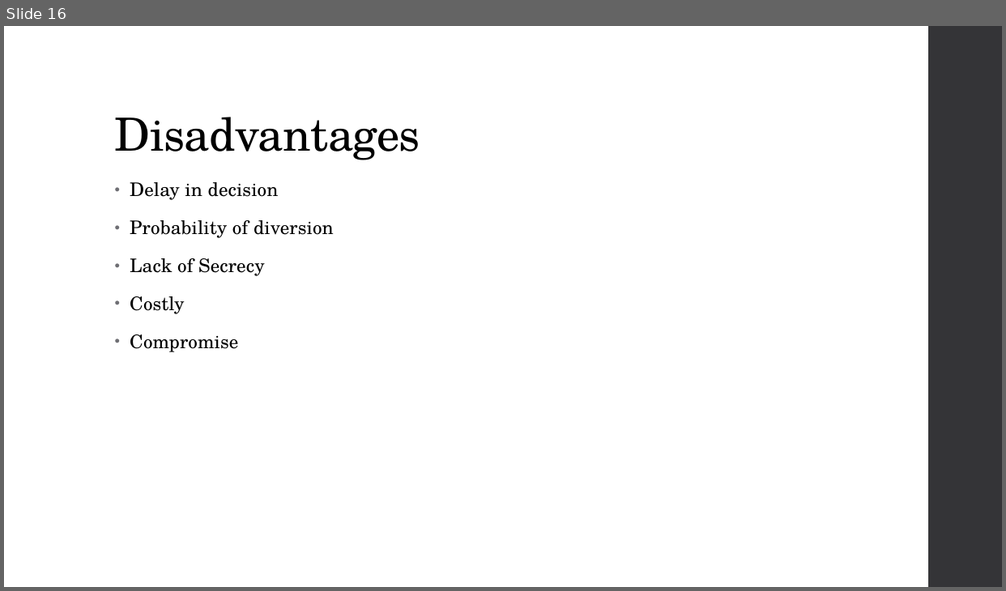
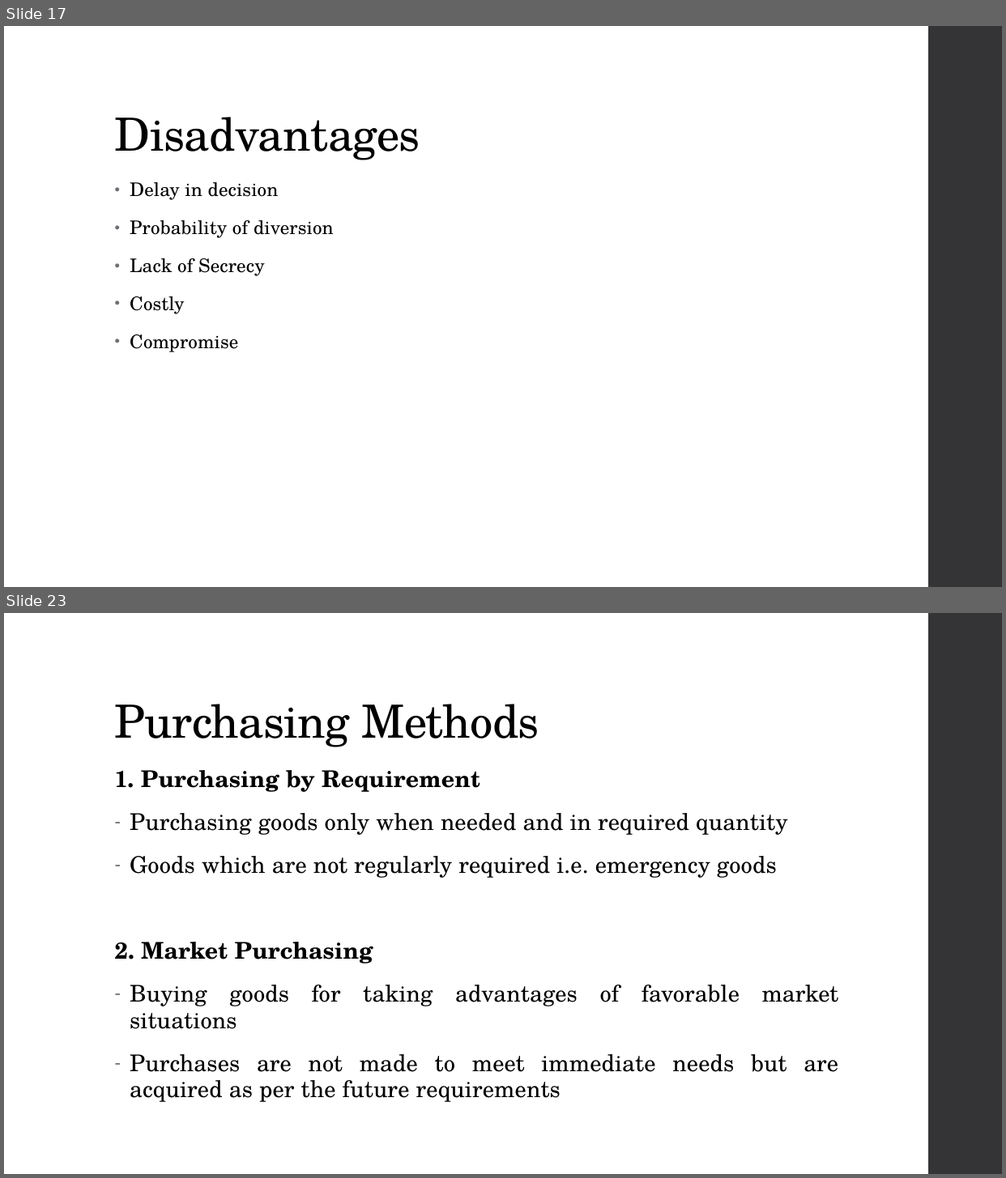
Before and after one commit to sujanW0W/MajorProject, a slide deck: Presentation3.pptx. Shown one above the other, each under a label of ours: slide 16 before the commit, slides 17 and 23 after it; the slides between them are not shown. The pictures are 1006x591 and 1006x1178 pixels, drawn with LibreOffice and Linux fonts; fonts in the diff are those of the drawing. Boxes give left, top, right and bottom in pixels: in the first picture for what was removed or moved away, otherwise in the second. Text is boxed around its words. In the diff, an @@ line names an element or a change of style, - is before the commit and + after.

Commit message:
Added Purchasing slides

```diff
--- a/Presentation3.pptx
+++ b/Presentation3.pptx
@@ slide 23 added at <box>4,613,1002,1174</box>, background #FFFFFF; not listed: 1 template element that a slide beside it also shows @@
@@ title added at <box>115,704,540,747</box>, 44 pt, text #000000 @@
+Purchasing Methods
@@ text added at <box>115,770,839,1102</box>, 22.2 pt, text #000000 @@
+1. Purchasing by Requirement
+– Purchasing goods only when needed and in required quantity
+– Goods which are not regularly required i.e. emergency goods
+2. Market Purchasing
+– Buying goods for taking advantages of favorable market situations
+– Purchases are not made to meet immediate needs but are acquired as per the future requirements
@@ what was slide 16 is now slide 17 @@
```
Also in this commit, not shown: 9 other slides added.
